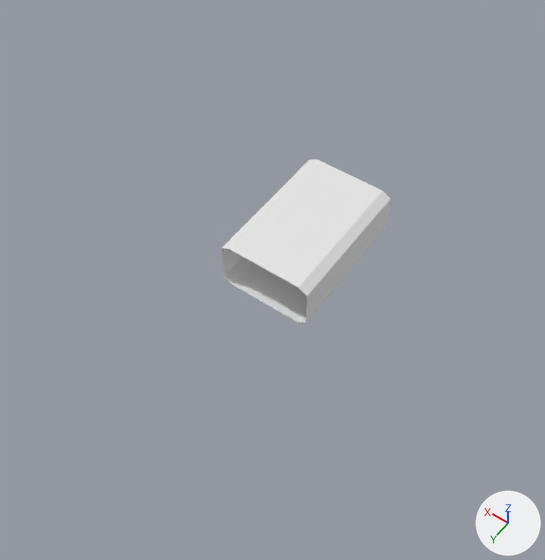
The Blender file hallway.blend, before and after one commit.
Before and after are seen from a 50 mm camera at (-5.34, 8.7, 11.61) aimed at (0.18, 0.97, -0.53). The lights are fixed; the arrows at lower right show +X, +Y and +Z.
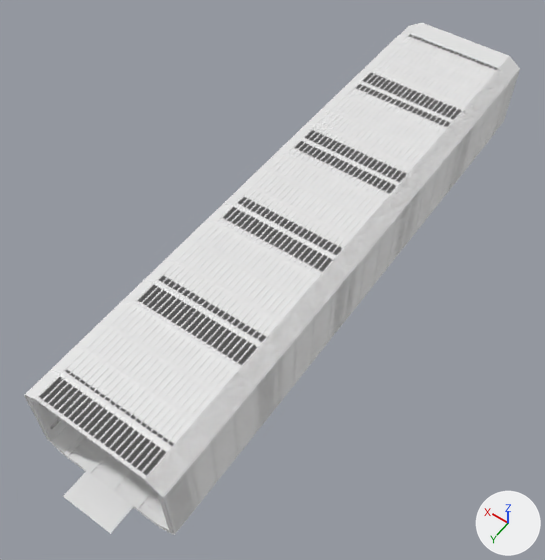
Diff of the bpy script that builds the scene:
```diff
--- a/hallway.blend.py
+++ b/hallway.blend.py
@@ me_cube @@
 me_cube.from_pydata(...)  # 8 vertices, 3 faces; spans x 0.0..1.0, y -1.0..1.0, z -1.0..1.0
 # used by ob_cube; location = (0.0, 0.0, 0.0); scale = (1.0, 1.53, 0.55)
 # verts and faces of me_cube; kept vertices keep their numbers, new ones are numbered from 8
 # before: 0 (1.0, -1.0, -1.0), 1 (1.0, -1.0, 1.0), 2 (1.0, 1.0, -1.0), 3 (1.0, 1.0, 1.0), 4 (0.0, 1.0, -1.0)
 # before: 5 (0.0, -1.0, -1.0), 6 (0.0, 1.0, 1.0), 7 (0.0, -1.0, 1.0)
+# me_cube part 1
+delete_vertices([*range(0, 8)])  # with the faces that use them
+verts[8] = (-1.0, -1.0, -0.78)  # pixel (494, 132)
+verts[9] = (-0.78, -1.0, -1.0)
+verts[10] = (-0.78, -1.0, 1.0)  # pixel (499, 66)
+verts[11] = (-1.0, -1.0, 0.78)  # pixel (510, 80)
+verts[12] = (0.78, -1.0, -1.0)
+verts[13] = (1.0, -1.0, -0.78)
+verts[14] = (1.0, -1.0, 0.78)  # pixel (398, 35)
+verts[15] = (0.78, -1.0, 1.0)  # pixel (411, 32)
+for new, old in zip([*range(16, 24)], [*range(8, 16)]): verts[new] = verts[old] + (0.0, 2.0, 0.0)
+faces += [(10, 15, 23, 18), (8, 11, 19, 16), (13, 21, 22, 14), (8, 16, 17, 9), (10, 18, 19, 11), (12, 20, 21, 13)]
+faces += [(14, 22, 23, 15), (9, 17, 20, 12)]
@@ me_cube_004 @@
+me_cube_004.from_pydata(...)  # 3696 vertices, 3528 faces; spans x -1.0..1.0, y -1.0..1.0, z -1.0..1.0
@@ me_plane @@
+me_plane.from_pydata([(-0.92, -0.92, 0.0), (0.92, -0.92, 0.0), (-0.92, 0.92, 0.0), (0.92, 0.92, 0.0)], [], [(0, 1, 3, 2)])
@@ me_cube_003 @@
+me_cube_003.from_pydata(...)  # 261 vertices, 255 faces; spans x -1.0..1.0, y -1.0..1.0, z -1.0..1.0
@@ ob_cube @@
 ob_cube.location = (0.0, 0.0, 0.0)
-ob_cube.scale = (1.0, 1.53, 0.55)
-_m = ob_cube.modifiers.new('Bevel', 'BEVEL')
-_m.width = 0.2
-_m.width_pct = 0.2
-_m = ob_cube.modifiers.new('Mirror', 'MIRROR')
+ob_cube.scale = (1.47, 6.08, 1.0)
@@ ob_cube_002 @@
+ob_cube_002 = bpy.data.objects.new('Cube.002', me_cube_004)
+ob_cube_002.location = (0.0, 0.0, 0.0)
+ob_cube_002.scale = (1.47, 6.08, 1.0)
+_m = ob_cube_002.modifiers.new('Wireframe', 'WIREFRAME')
@@ ob_plane @@
+ob_plane = bpy.data.objects.new('Plane', me_plane)
+ob_plane.location = (0.0, 0.0, -0.94)
+ob_plane.scale = (0.606, 7.25, 1.0)
@@ ob_cube_001 @@
+ob_cube_001 = bpy.data.objects.new('Cube.001', me_cube_003)
+ob_cube_001.location = (0.0, 5.74, 0.0)
+ob_cube_001.scale = (1.47, 0.343, 1.0)
+_m = ob_cube_001.modifiers.new('Array', 'ARRAY')
+_m.count = 6
+_m.relative_offset_displace = (0.0, -3.5, 0.0)
```

What differs and where, as boxes [x1, y1, x2, y2] in the pictures (545 x 560 px):
'Cube.002', added: after [24, 32, 511, 535]
'Cube', reshaped, rescaled, modifiers changed (182% wider, 200% taller): before [221, 159, 391, 324]; after [27, 36, 509, 533]
'Cube.001', added: after [26, 23, 520, 534]
'Plane', added: after [63, 454, 146, 534]
